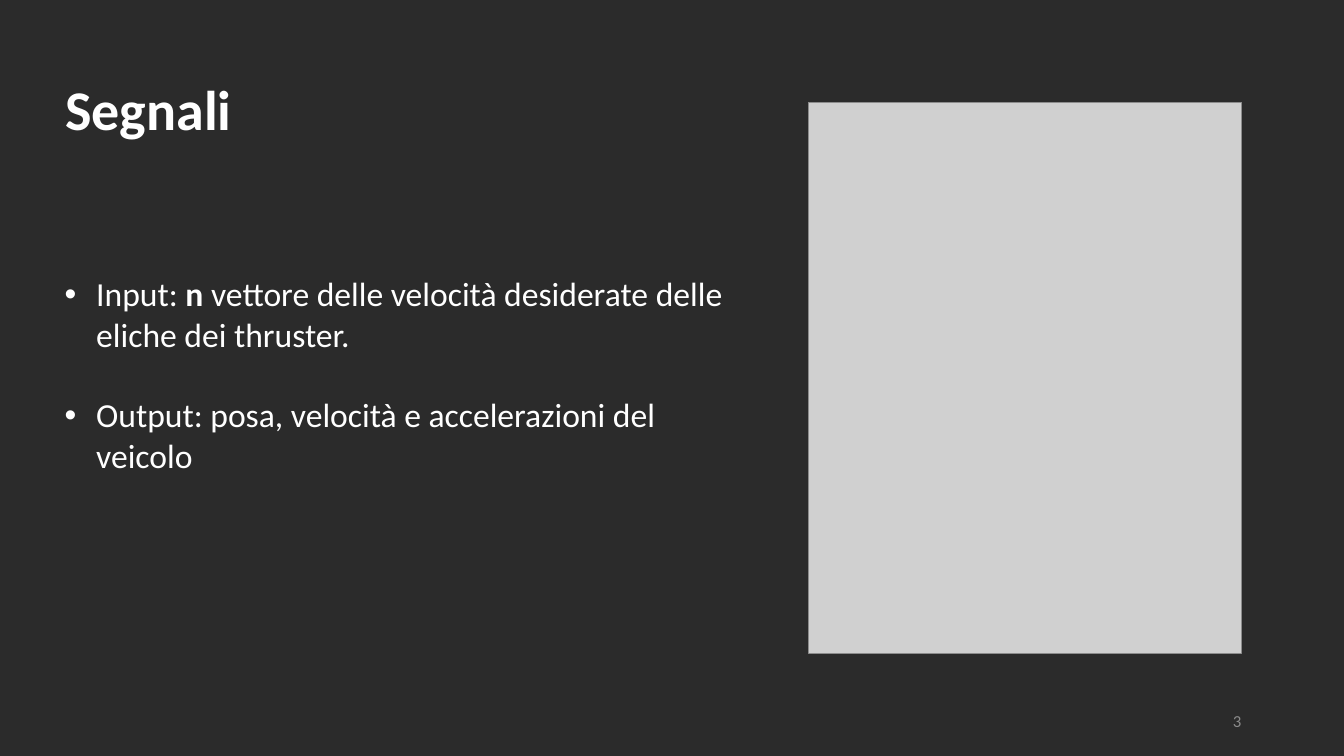
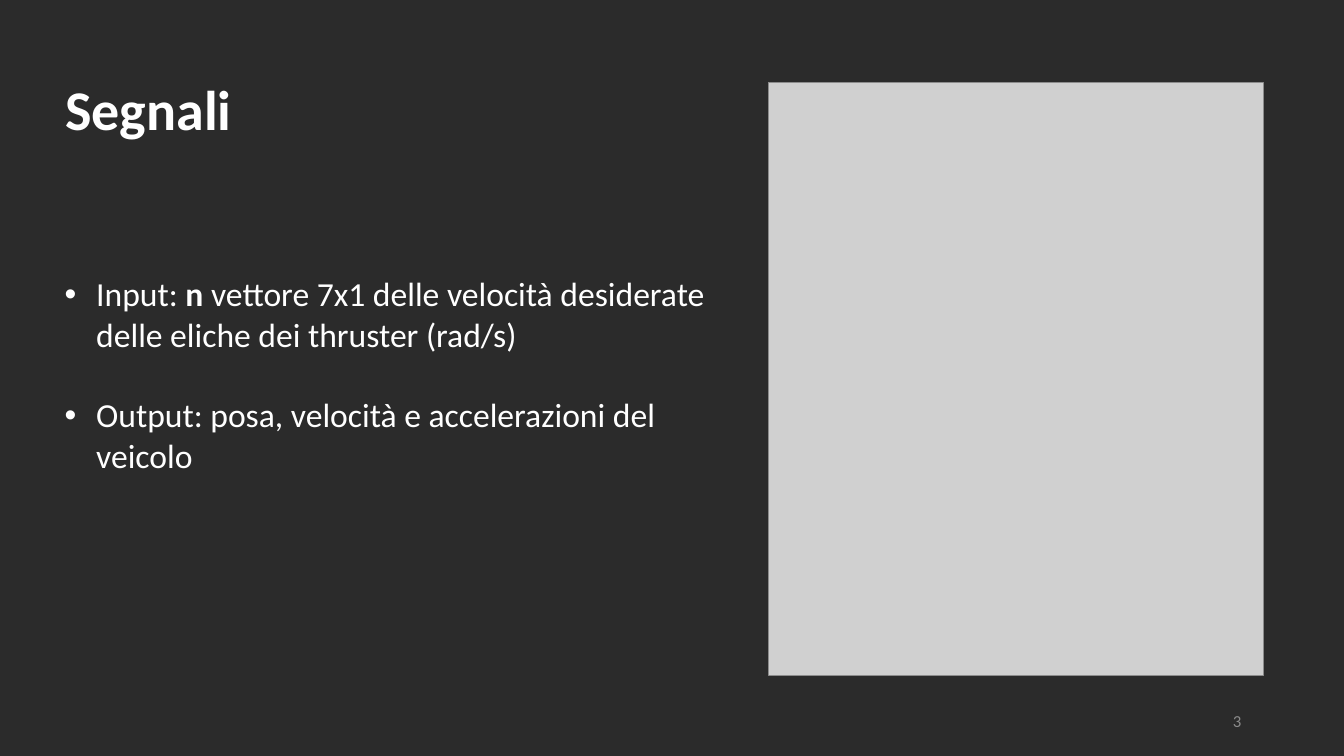
Before and after one commit to polifab/Subacquei_modello, a slide deck: slide 3 of presentazione.pptx. Drawn at 1344x756 pixels with LibreOffice and Linux fonts; fonts in the diff are those of the drawing; grey boxes stand for pictures; background and template pictures are left out; a plain dark background stands for a picture behind light text. Boxes give left, top, right and bottom in pixels: in the first picture for what was removed or moved away, otherwise in the second. Text is boxed around its words. In the diff, an @@ line names an element or a change of style, - is before the commit and + after.

```diff
--- a/presentazione.pptx
+++ b/presentazione.pptx
@@ picture: place and size @@
-picture at (809,103,1243,653)
+picture at (769,83,1264,676)
@@ text at (96,282,704,352): text changed @@
-• Input: n vettore delle velocità desiderate delle eliche dei thruster.
+• Input: n vettore 7x1 delle velocità desiderate delle eliche dei thruster (rad/s)
```
Also in this commit, not shown: 7 other slides changed, 7 slides added, 1 slide removed, 9 other files.
